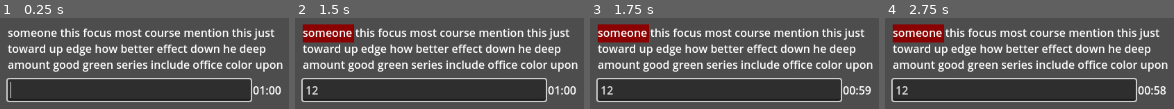
Above: before the commit, frames 1-4 (left to right).
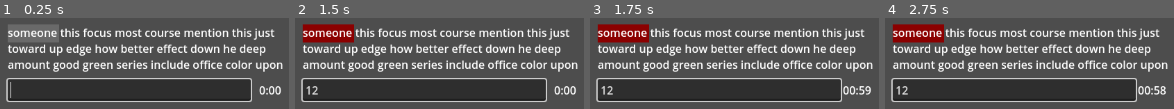
Above: after the commit, the same moments.

Repository: elensiel/typin-
Game: Godot game, scene res://scene/main.tscn
Two runs of this game, one before a commit and one after it. Both use one fixed random seed, a clock stepped at 60 frames per second and the inputs below.
Inputs (mouse positions are in pixels of both pictures, inside the frame that each line leads up to):
- Up to frame 1 (0.25 s): no input
- Up to frame 2 (1.5 s): click (425, 89) at 0.52 s; type "12" at 0.6 s; tap Enter at 1.25 s
- Up to frame 3 (1.75 s): no input
- Up to frame 4 (2.75 s): tap Space at 2 s

The runs differ from the first frame. In frame 1, 2.7% of the frame differs, in the area x 2-95%, y 7-85%; in frame 2, 0.3%; in frame 3, nothing differs; in frame 4, nothing differs.

Commit message:
refactor again

Diff:
--- a/project.godot
+++ b/project.godot
@@ -17,16 +17,25 @@
 
 [autoload]
 
+StateMachine="*res://script/global/state_machine.gd"
 TextManager="*res://script/global/text_manager.gd"
 TypingManager="*res://script/global/typing_manager.gd"
-StateMachine="*res://script/global/state_machine.gd"
-GlobalTimer="*res://script/global/timer.gd"
+TimerManager="*res://script/global/timer_manager.gd"
+ScoreManager="*res://script/global/score_manager.gd"
 
 [display]
 
 window/stretch/mode="viewport"
 window/stretch/aspect="expand"
 
+[input]
+
+tab={
+"deadzone": 0.2,
+"events": [Object(InputEventKey,"resource_local_to_scene":false,"resource_name":"","device":-1,"window_id":0,"alt_pressed":false,"shift_pressed":false,"ctrl_pressed":false,"meta_pressed":false,"pressed":false,"keycode":0,"physical_keycode":4194306,"key_label":0,"unicode":0,"location":0,"echo":false,"script":null)
+]
+}
+
 [rendering]
 
 textures/canvas_textures/default_texture_filter=0
--- a/scene/main.tscn
+++ b/scene/main.tscn
@@ -1,7 +1,27 @@
 [gd_scene load_steps=3 format=3 uid="uid://cv8i21q77mmvy"]
 
-[ext_resource type="Script" uid="uid://cgwr45stsl34b" path="res://script/main.gd" id="1_itxqv"]
 [ext_resource type="Theme" uid="uid://dx7nsid7ou66x" path="res://resource/main_theme.tres" id="1_wp4xf"]
+
+[sub_resource type="GDScript" id="GDScript_itxqv"]
+script/source = "extends Control
+class_name Main
+
+func _ready() -> void:
+	var line_edit: LineEdit = $CenterContainer/VBoxContainer/HBoxContainer/MarginContainer2/LineEdit
+	TypingManager.connect_line_edit(line_edit)
+	line_edit.grab_focus()
+
+	var main_text: RichTextLabel = $CenterContainer/VBoxContainer/MarginContainer/RichTextLabel
+	TextManager.connect_label(main_text)
+
+	var timer: Timer = $CenterContainer/VBoxContainer/HBoxContainer/MarginContainer/Timer
+	TimerManager.connect_timer(timer)
+
+	var timer_label: RichTextLabel = $CenterContainer/VBoxContainer/HBoxContainer/MarginContainer/TimerLabel
+	TimerManager.connect_label(timer_label)
+
+	StateMachine.change_state(StateMachine.State.NEW)
+"
 
 [node name="Main" type="Control"]
 layout_mode = 3
@@ -11,7 +31,7 @@
 grow_horizontal = 2
 grow_vertical = 2
 theme = ExtResource("1_wp4xf")
-script = ExtResource("1_itxqv")
+script = SubResource("GDScript_itxqv")
 
 [node name="CenterContainer" type="CenterContainer" parent="."]
 layout_mode = 1
--- /dev/null
+++ b/script/global/score_manager.gd
@@ -0,0 +1,13 @@
+extends Node
+#class_name ScoreManager
+
+#region user typing data
+var correct_keystrokes: int = 0
+var wrong_keystrokes: int = 0
+
+var correct_words: int = 0
+var wrong_words: int = 0
+#endregion
+
+func get_wpm() -> void:
+	pass # TODO -- do calculation here
--- a/script/global/state_machine.gd
+++ b/script/global/state_machine.gd
@@ -2,31 +2,37 @@
 #class_name StateMachine
 
 enum State {
-	IDLE,
+	NEW,
 	TYPING,
 	END,
+	RESET,
 }
-var current_state: State = State.IDLE
+var cur_state: State = State.NEW
 
-func change_state(new_state) -> void:
-	current_state = new_state
+func change_state(new_state: State) -> void:
+	cur_state = new_state
 
-	match current_state:
-		State.IDLE:
-			_handle_idle()
+	match cur_state:
+		State.NEW:
+			_handle_new()
 		State.TYPING:
 			_handle_typing()
 		State.END:
 			_handle_end()
+		State.RESET:
+			_handle_reset()
 
-func _handle_idle() -> void:
-	pass
-	# idk what to put here for now
-	# reset maybe
+func _handle_new() -> void:
+	TextManager.new_text()
+	TypingManager.new_test()
+	TextManager.update_text()
 
 func _handle_typing() -> void:
-	GlobalTimer.timer.start()
+	TimerManager.start()
 
 func _handle_end() -> void:
+	TypingManager.stop_test()
+	TimerManager.stop()
+
+func _handle_reset() -> void:
 	pass
-	# do wpm calc here
--- a/script/global/text_manager.gd
+++ b/script/global/text_manager.gd
@@ -1,33 +1,27 @@
 extends Node
 #class_name TextManager
 
-var text_label : RichTextLabel
+var label : RichTextLabel
 
-var current_text: Array[String] = []
-var total_char: int = 0
+var cur_text : Array[String]
+
+func connect_label(node: RichTextLabel) -> void: label = node
 
 func add_text() -> void:
-	for i in range (50):
+	for i in range(50):
 		var word: String = Words.common_words.pick_random()
-		current_text.append(word)
-		total_char += word.length() + 1
+		cur_text.append(word)
 
-func randomize_text() -> void:
-	# resets
-	text_label.text = ""
-	current_text.clear()
-
+func new_text() -> void:
+	cur_text.clear()
+	label.text = ""
 	add_text()
 
-	TypingManager.current_word = current_text[0]
-	update()
-
-func update() -> void:
-	text_label.text = "" # reset
-	for word in current_text:
-		text_label.append_text(word + " ")
-	scroll_update()
+func update_text() -> void:
+	label.text = ""
+	for word in cur_text:
+		label.append_text(word + " ")
 
 func scroll_update() -> void:
-	var current_line: int = text_label.get_character_line(TypingManager.current_char_idx)
-	text_label.scroll_to_line(current_line - 1)
+	var cur_line:  int = label.get_character_line(TypingManager.cur_char_idx)
+	label.scroll_to_line(cur_line - 1)
--- a/script/global/timer.gd
+++ b/script/global/timer_manager.gd
@@ -1,4 +1,5 @@
 extends Node
+#class_name TimerManager
 
 var timer : Timer
 var label : RichTextLabel
@@ -6,13 +7,24 @@
 var minute: int = 1
 var second: int = 0
 
+#region node connections
+func connect_label(node: RichTextLabel) -> void: label = node
+
 func connect_timer(node: Timer) -> void:
 	timer = node
 	timer.connect("timeout", Callable.create(self, "_on_timer_timeout"))
+#endregion
 
-func connect_label(node: RichTextLabel) -> void:
-	label = node
-	_update_label()
+func new_test() -> void:
+	timer.stop()
+	minute = 1
+	second = 0
+
+func start() -> void:
+	timer.start()
+
+func stop() -> void:
+	timer.stop()
 
 func _update_label() -> void: label.text = "%02d:%02d" % [minute, second]
 
@@ -21,8 +33,7 @@
 
 	if second < 0:
 		if minute <= 0:
-			timer.stop()
-			StateMachine.State.END
+			StateMachine.change_state(StateMachine.State.END)
 			return
 		else:
 			minute -= 1
--- a/script/global/typing_manager.gd
+++ b/script/global/typing_manager.gd
@@ -1,62 +1,106 @@
 extends Node
 #class_name TypingManager
 
-var input : LineEdit
+var line_edit : LineEdit
 
-var pointer: int = 0
-var current_word : String
-var current_char_idx: int = 0
+var ptr: int = 0
+var cur_word : String
+var cur_char_idx: int = 0
+var cur_typed_len: int = 0
+
+#region color values
+# word submitted
+var correct_word_color: String = "seagreen"
+var wrong_word_color: String = "darkred"
+
+# typing color
+var correct_typed_color: String = "dimgray"
+var wrong_typed_color: String = "darkred"
+#endregion
 
 func connect_line_edit(node: LineEdit) -> void:
-	input = node
-	input.connect("text_changed", Callable.create(self, "_on_input_text_changed"))
+	line_edit = node
+	line_edit.connect("text_changed", Callable.create(self, "_on_line_edit_text_changed"))
 
-func evaluate_typed(typed: String) -> void:
-	if typed.length() > current_word.length() or !current_word.begins_with(typed):
-		TextManager.current_text[pointer] = set_text_bgcolor(current_word, "darkred")
+#region evaluations
+func _evaluate_typed(typed: String) -> void:
+	var length: int = typed.length()
+
+	if length > cur_word.length() or !cur_word.begins_with(typed):
+		if length > cur_typed_len:
+			pass # TODO - wrong keystroke
+
+		TextManager.cur_text[ptr] = set_text_bgcolor(cur_word, wrong_typed_color)
 	else:
-		TextManager.current_text[pointer] = set_text_bgcolor(current_word, "dimgray")
+		if length > cur_typed_len:
+			pass # TODO - correct keystroke
 
-	TextManager.update()
+		TextManager.cur_text[ptr] = set_text_bgcolor(cur_word, correct_typed_color)
 
-func evaluate_word(word: String) -> void:
-	if word == current_word:
-		TextManager.current_text[pointer] = set_text_color(current_word, "seagreen")
+	TextManager.update_text()
+
+func _evaluate_word(word: String) -> void:
+	if word == cur_word:
+		# TODO -- + correct word
+		TextManager.cur_text[ptr] = set_text_color(cur_word, correct_word_color)
 	else:
-		TextManager.current_text[pointer] = set_text_color(current_word, "darkred")
+		# TODO -- + wrong word
+		TextManager.cur_text[ptr] = set_text_color(cur_word, wrong_word_color)
 
-	TextManager.update()
+	TextManager.update_text()
+	TextManager.scroll_update()
+#endregion
 
-func next_word() -> void:
-	# set necessary values
-	pointer += 1
-	current_char_idx += current_word.length() + 1
-	input.text = ""
+func _next_word() -> void:
+	# setters and resetters
+	ptr += 1
+	cur_char_idx += cur_word.length() + 1 # +1 for the whitespace
+	cur_typed_len = 0
+	line_edit.text = ""
 
-	# appends 50 more words on 75% completion
-	if pointer > (TextManager.current_text.size() * 0.75):
+	# add 50 more words on 70% completion
+	if ptr > (TextManager.cur_text.size() * 0.70):
 		TextManager.add_text()
 
-	current_word = TextManager.current_text[pointer]
-	TextManager.current_text[pointer] = set_text_bgcolor(current_word, "dimgray")
-	TextManager.update()
+	# text stuff
+	cur_word = TextManager.cur_text[ptr]
+	TextManager.cur_text[ptr] = set_text_bgcolor(cur_word, correct_typed_color)
+	TextManager.update_text()
 	TextManager.scroll_update()
 
+func new_test() -> void:
+	# value setters
+	ptr = 0
+	cur_word = TextManager.cur_text[ptr]
+	cur_char_idx = 0
+	cur_typed_len = 0
 
+	# visual
+	line_edit.text = ""
+	TextManager.cur_text[ptr] = set_text_bgcolor(cur_word, correct_typed_color)
+
+	#enable typing
+	line_edit.editable = true
+
+func stop_test() -> void:
+	line_edit.editable = false
+
+#region color setters
 func set_text_color(word: String, color: String) -> String:
 	return "[color=" + color + "]" + word + "[/color]"
 
 func set_text_bgcolor(word: String, color: String) -> String:
 	return "[bgcolor=" + color + "]" + word + "[/bgcolor]"
+#endregion
 
-func _on_input_text_changed(new_text: String) -> void:
-	if StateMachine.current_state != StateMachine.State.TYPING:
+func _on_line_edit_text_changed(new_text: String) -> void:
+	if StateMachine.cur_state != StateMachine.State.TYPING:
 		StateMachine.change_state(StateMachine.State.TYPING)
 
-	if new_text.begins_with(" "): # accidental space
-		input.text = ""
+	if new_text.match(" "):
+		line_edit.text = ""
 	elif new_text.ends_with(" "):
-		evaluate_word(new_text.trim_suffix(" "))
-		next_word()
+		_evaluate_word(new_text.trim_suffix(" "))
+		_next_word()
 	else:
-		evaluate_typed(new_text)
+		_evaluate_typed(new_text)
--- a/script/main.gd
+++ /dev/null
@@ -1,17 +0,0 @@
-extends Control
-class_name Main
-
-func _ready() -> void:
-	var line_edit: LineEdit = $CenterContainer/VBoxContainer/HBoxContainer/MarginContainer2/LineEdit
-	TypingManager.connect_line_edit(line_edit)
-	line_edit.grab_focus()
-
-	var rtl: RichTextLabel = $CenterContainer/VBoxContainer/MarginContainer/RichTextLabel
-	TextManager.text_label = rtl
-	TextManager.randomize_text()
-
-	var timer: Timer = $CenterContainer/VBoxContainer/HBoxContainer/MarginContainer/Timer
-	GlobalTimer.connect_timer(timer)
-
-	var timer_label: RichTextLabel = $CenterContainer/VBoxContainer/HBoxContainer/MarginContainer/TimerLabel
-	GlobalTimer.connect_label(timer_label)
Not shown, added: script/global/score_manager.gd.uid
Not shown, changed: script/global/state_machine.gd.uid
Not shown, changed: script/global/text_manager.gd.uid
Not shown, removed: script/global/timer.gd.uid
Not shown, added: script/global/timer_manager.gd.uid
Not shown, changed: script/global/typing_manager.gd.uid
Not shown, removed: script/main.gd.uid
